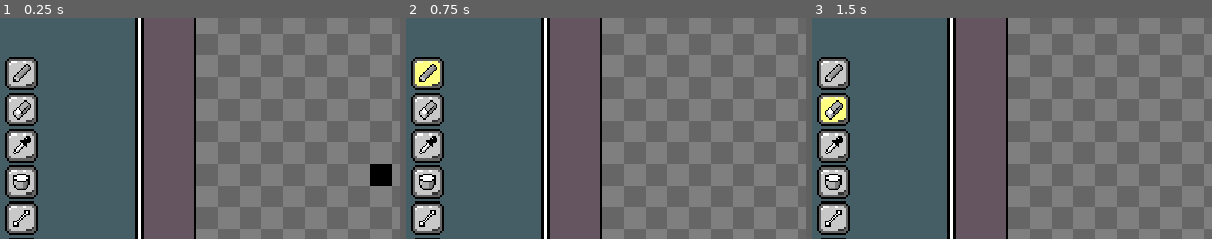
Above: before the commit, frames 1-3 (left to right).
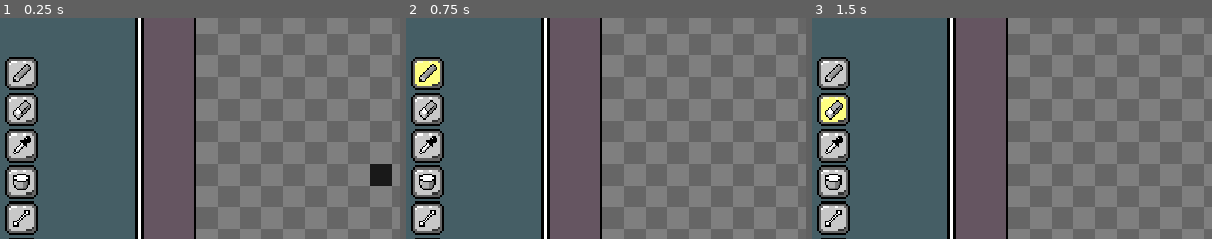
Above: after the commit, the same moments.

Repository: MaeschDEV/pix-mix
Game: Godot game, scene res://scenes/paint_window.tscn
Two runs of this game, one before a commit and one after it. Both use one fixed random seed, a clock stepped at 60 frames per second and the inputs below.
Inputs (mouse positions are % of the whole screen's width and height, from its top left):
- Up to frame 1 (0.25 s): no input
- Up to frame 2 (0.75 s): click (6, 29) at 0.5 s
- Up to frame 3 (1.5 s): click (6, 37) at 1.25 s
The pictures show only the part of the screen within x 4-54%, y 16-66%; the shares and areas given below are measured in that part.

The runs differ from the first frame. In frame 1, 0.5% of the frame differs, in the area x 92-98%, y 66-77%; in frame 2, nothing differs; in frame 3, nothing differs.

Commit message:
Implemented Undo and Redo

Diff:
--- a/scripts/Global.gd
+++ b/scripts/Global.gd
@@ -1,6 +1,9 @@
 extends Node
 
 signal interactable(yes: bool)
+
+signal undo
+signal redo
 
 signal draw
 signal erase
--- a/scripts/paint_window.gd
+++ b/scripts/paint_window.gd
@@ -3,7 +3,12 @@
 enum STATE {DRAW, ERASE, PICKING, FILL, LINE, RECT}
 var current_state
 
+var mouseHold = false
+
 var interactable = true
+
+var undoHistory: Array[Image] = []
+var historyPointer = 0
 
 var size_x: int = 16
 var size_y: int = 16
@@ -27,6 +32,7 @@
 	for i in layerAmount:
 		var tex_rect = TextureRect.new()
 		tex_rect.texture_filter = CanvasItem.TEXTURE_FILTER_NEAREST
+		tex_rect.add_to_group("TexRects")
 		add_child(tex_rect)
 		layers.append(tex_rect)
 
@@ -41,7 +47,11 @@
 	for i in layerAmount:
 		layers[i].texture = textures[i]
 
+	undoHistory.append(images[1].duplicate())
 	_setBackground()
+
+	Global.undo.connect(Callable(self, "_undo"))
+	Global.redo.connect(Callable(self, "_redo"))
 
 	Global.interactable.connect(Callable(self, "_change_interaction"))
 
@@ -94,6 +104,26 @@
 	if (!interactable):
 		return
 
+	if Input.is_mouse_button_pressed(MOUSE_BUTTON_LEFT) or Input.is_mouse_button_pressed(MOUSE_BUTTON_RIGHT):
+		mouseHold = true
+
+	if !Input.is_mouse_button_pressed(MOUSE_BUTTON_LEFT) and !Input.is_mouse_button_pressed(MOUSE_BUTTON_RIGHT):
+		var mouse_pos = get_global_mouse_position() - layers[1].global_position
+
+		var scale_x = size_x / layers[1].size.x
+		var scale_y = size_y / layers[1].size.y
+
+		var x = int(mouse_pos.x * scale_x)
+		var y = int(mouse_pos.y * scale_y)
+
+		if x >= 0 and x < size_x and y >= 0 and y < size_y and current_state != STATE.PICKING:
+			if mouseHold:
+				historyPointer += 1
+				undoHistory.resize(historyPointer + 1)
+				undoHistory[historyPointer] = images[1].duplicate()
+
+		mouseHold = false
+
 	if Input.is_mouse_button_pressed(MOUSE_BUTTON_LEFT) and current_state == STATE.DRAW:
 		var mouse_pos = get_global_mouse_position() - layers[1].global_position
 
@@ -217,6 +247,26 @@
 		textures[1].update(images[1])
 		layers[1].texture = textures[1]
 
+func _undo():
+	print("Undo")
+	print(historyPointer)
+	print(undoHistory)
+	if (historyPointer >= 1):
+		historyPointer -= 1
+		images[1] = undoHistory[historyPointer].duplicate()
+		textures[1].update(undoHistory[historyPointer].duplicate())
+		layers[1].texture = textures[1]
+
+func _redo():
+	print("Redo")
+	print(historyPointer)
+	print(undoHistory)
+	if (historyPointer <= undoHistory.size() - 2):
+		historyPointer += 1
+		images[1] = undoHistory[historyPointer].duplicate()
+		textures[1].update(undoHistory[historyPointer].duplicate())
+		layers[1].texture = textures[1]
+
 func _resizeCanvas() -> void:
 	var screen_size = get_viewport_rect().size
 	var base_resolution = Vector2(1152, 648)
@@ -323,8 +373,12 @@
 	textures.clear()
 
 	for i in layerAmount:
+		get_tree().get_first_node_in_group("TexRects").queue_free()
+
+	for i in layerAmount:
 		var tex_rect = TextureRect.new()
 		tex_rect.texture_filter = CanvasItem.TEXTURE_FILTER_NEAREST
+		tex_rect.add_to_group("TexRects")
 		add_child(tex_rect)
 		layers.append(tex_rect)
 
@@ -339,6 +393,10 @@
 	for i in layerAmount:
 		layers[i].texture = textures[i]
 
+	undoHistory.clear()
+	historyPointer = 0
+
+	undoHistory.append(images[1].duplicate())
 	_setBackground()
 
 func _on_open_image(dir: String):
@@ -352,6 +410,7 @@
 	for i in layerAmount:
 		var tex_rect = TextureRect.new()
 		tex_rect.texture_filter = CanvasItem.TEXTURE_FILTER_NEAREST
+		tex_rect.add_to_group("TexRects")
 		add_child(tex_rect)
 		layers.append(tex_rect)
 
@@ -370,6 +429,10 @@
 	for i in layerAmount:
 		layers[i].texture = textures[i]
 
+	undoHistory.clear()
+	historyPointer = 0
+
+	undoHistory.append(images[1].duplicate())
 	_setBackground()
 
 func _on_delete():
@@ -378,6 +441,11 @@
 	textures[1].update(images[1])
 	layers[1].texture = textures[1]
 
+	undoHistory.clear()
+	historyPointer = 0
+
+	undoHistory.append(images[1].duplicate())
+
 func _on_export(dir: String):
 	print("Exported!")
 	images[1].save_png(dir)
@@ -395,7 +463,7 @@
 		var y = int(mouse_pos.y * scale_y)
 
 		if x >= 0 and x < size_x and y >= 0 and y < size_y:
-			images[2].set_pixel(x, y, color)
+			images[2].set_pixel(x, y, Color(color.r, color.g, color.b, 0.75))
 			textures[2].update(images[2])
 			layers[2].texture = textures[2]
 		else:
--- a/scripts/top_bar.gd
+++ b/scripts/top_bar.gd
@@ -14,9 +14,10 @@
 	file_menu.get_popup().id_pressed.connect(Callable(self, "_on_file_item_selected"))
 
 	var edit_menu = $HBoxContainer/Edit
-	edit_menu.get_popup().add_item("Delete       Ctrl+Del", 0)
+	edit_menu.get_popup().add_item("Undo         Ctrl+Z", 0)
+	edit_menu.get_popup().add_item("Redo         Ctrl+Y", 1)
 	edit_menu.get_popup().add_separator()
-	edit_menu.get_popup().add_item("Preferences  Ctrl+K", 1)
+	edit_menu.get_popup().add_item("Delete       Ctrl+Del", 2)
 
 	edit_menu.get_popup().id_pressed.connect(Callable(self, "_on_edit_item_selected"))
 
@@ -31,10 +32,13 @@
 			_on_file_item_selected(2)
 		elif (event.ctrl_pressed and event.keycode == KEY_Q):
 			_on_file_item_selected(3)
+		elif (event.ctrl_pressed and event.keycode == KEY_Z):
+			_on_edit_item_selected(0)
+		elif (event.ctrl_pressed and event.keycode == KEY_Y):
+			_on_edit_item_selected(1)
 		elif (event.ctrl_pressed and event.keycode == KEY_DELETE):
-			_on_edit_item_selected(0)
-		elif (event.ctrl_pressed and event.keycode == KEY_K):
-			_on_edit_item_selected(1)
+			_on_edit_item_selected(2)
+
 	elif (event is InputEventKey and not event.is_pressed() and event.keycode in pressed_keys):
 		pressed_keys.erase(event.keycode)
 
@@ -47,8 +51,9 @@
 
 func _on_edit_item_selected(id):
 	match id:
-		0: Global.delete.emit()
-		1: print("Open preferenes")
+		0: Global.undo.emit()
+		1: Global.redo.emit()
+		2: Global.delete.emit()
 
 func _close_program():
 	Global.interactable.emit(false)
